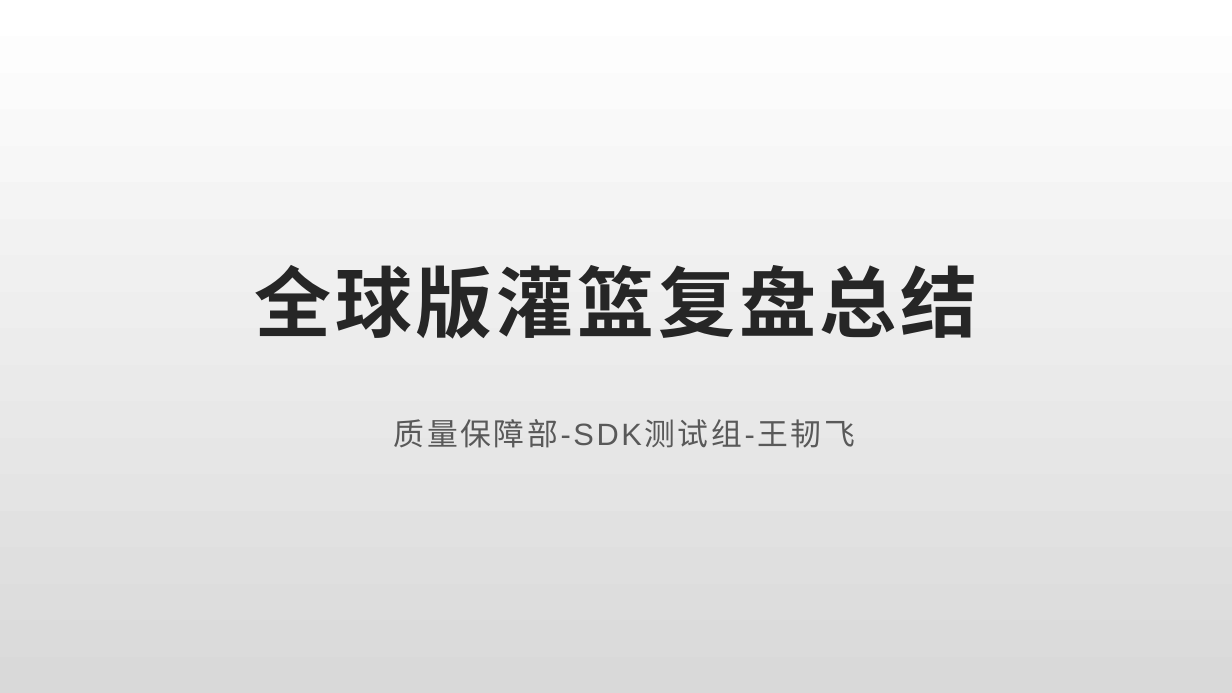
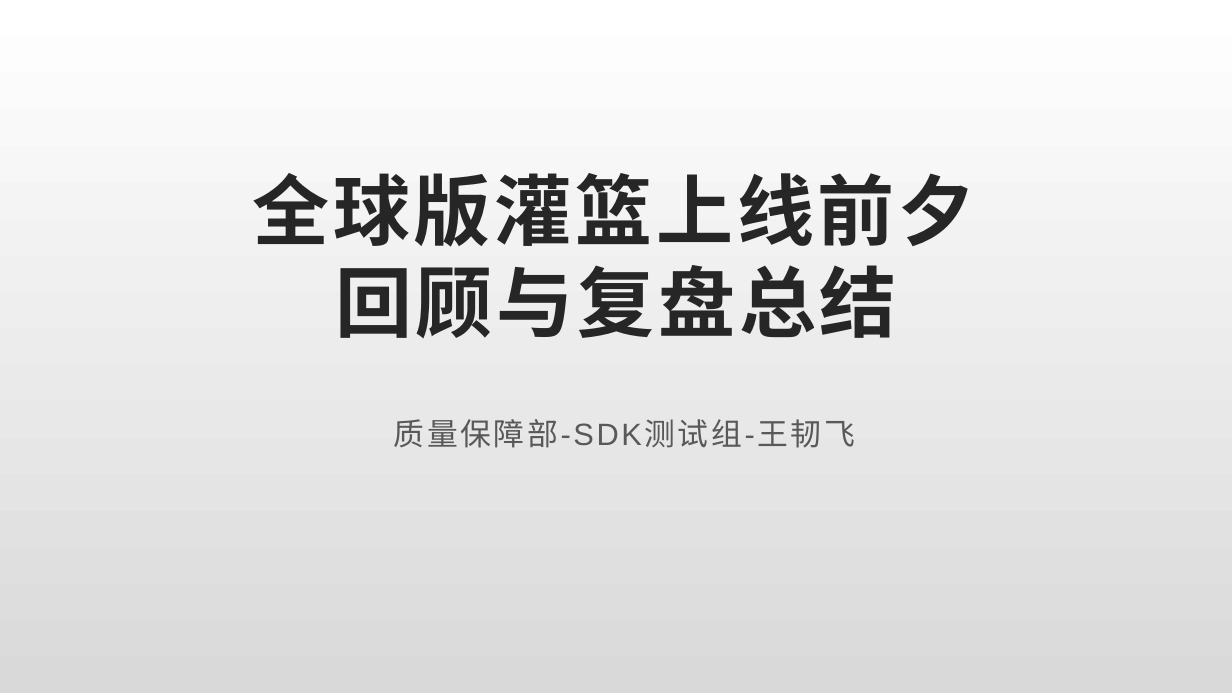
Before and after one commit to Rexixe1993/JavaScriptLesson, a slide deck: slide 1 of 全球版灌篮OBT复盘总结.pptx. Drawn at 1232x693 pixels with LibreOffice and Linux fonts; fonts in the diff are those of the drawing. Boxes give left, top, right and bottom in pixels: in the first picture for what was removed or moved away, otherwise in the second. Text is boxed around its words. In the diff, an @@ line names an element or a change of style, - is before the commit and + after.

Commit message:
OBT复盘PPT更新（一）代码上线部分

```diff
--- a/全球版灌篮OBT复盘总结.pptx
+++ b/全球版灌篮OBT复盘总结.pptx
@@ title at <box>252,173,975,338</box>: text changed @@
-全球版灌篮复盘总结
+全球版灌篮上线前夕
+回顾与复盘总结
```
Also in this commit, not shown: 5 other slides changed, 5 slides added, 1 slide removed.
